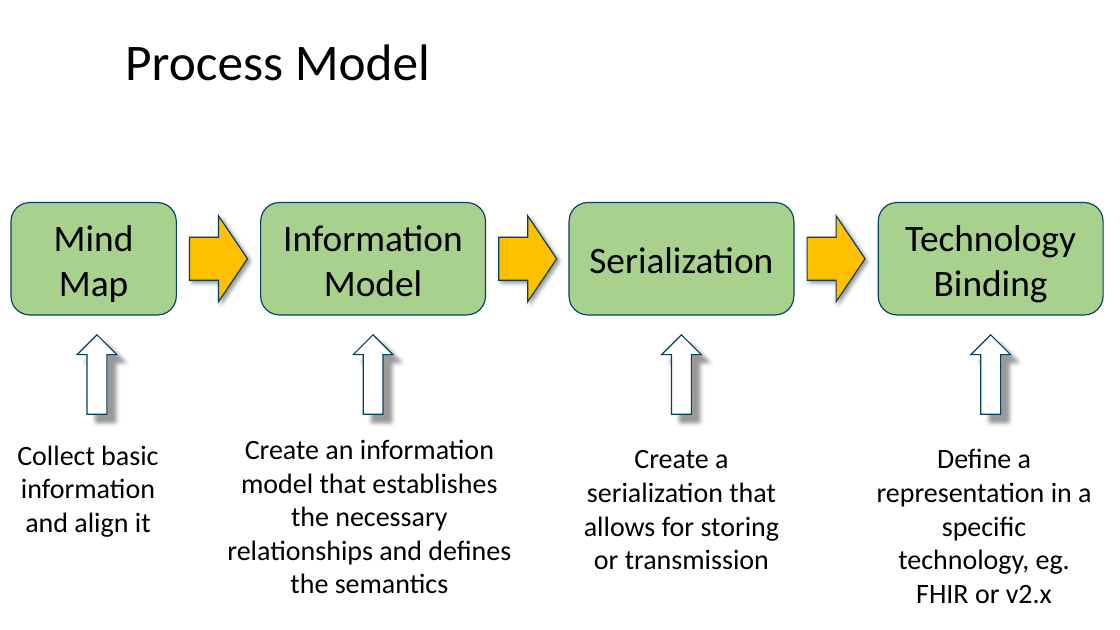
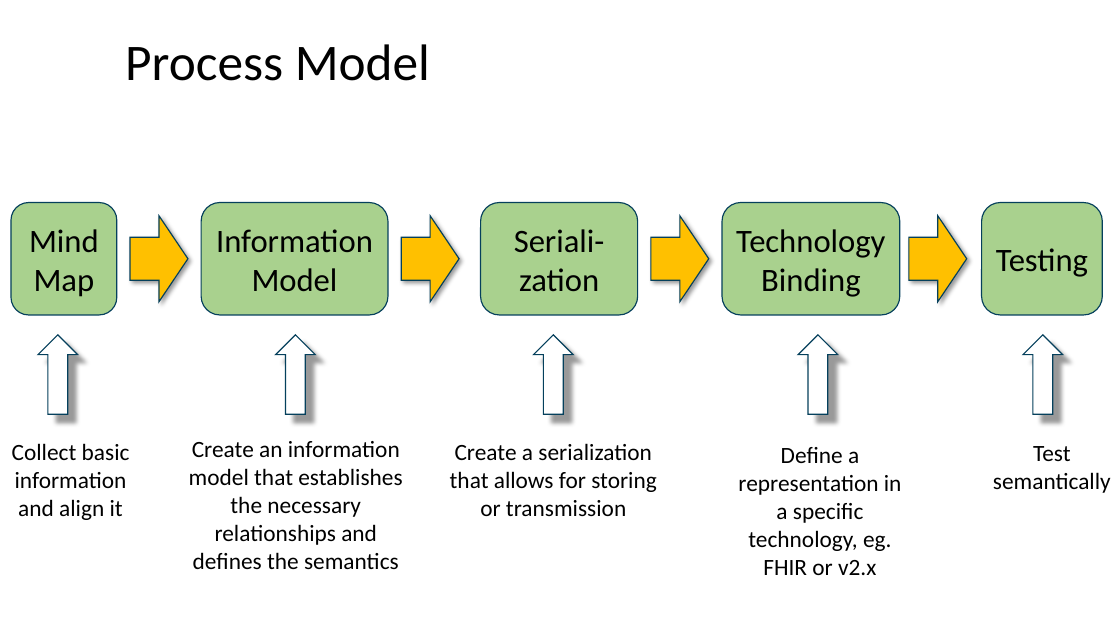
Before and after one commit to frankoemig/bloodpressure, a slide deck: slide 2 of input/images-source/Drawings.pptm. Drawn at 1120x630 pixels with LibreOffice and Linux fonts; fonts in the diff are those of the drawing. Boxes give left, top, right and bottom in pixels: in the first picture for what was removed or moved away, otherwise in the second. Text is boxed around its words. In the diff, an @@ line names an element or a change of style, - is before the commit and + after.

```diff
--- a/input/images-source/Drawings.pptm
+++ b/input/images-source/Drawings.pptm
@@ rounded rectangle "Mind Map" resized from (x1=11, y1=202, x2=176, y2=315) to (x1=11, y1=202, x2=117, y2=315) @@
@@ rounded rectangle "Information Model" resized from (x1=260, y1=202, x2=486, y2=315) to (x1=202, y1=202, x2=388, y2=315) @@
@@ rounded rectangle "Seriali-zation" resized from (x1=569, y1=202, x2=794, y2=315) to (x1=481, y1=202, x2=638, y2=315) @@
@@ size 32 to 28 pt in 3 elements at (x1=11, y1=202, x2=117, y2=315), (x1=202, y1=202, x2=388, y2=315), (x1=723, y1=202, x2=901, y2=315) @@
@@ rounded rectangle "Technology Binding" resized from (x1=879, y1=202, x2=1104, y2=315) to (x1=723, y1=202, x2=901, y2=315) @@
@@ rounded rectangle added at (x1=982, y1=202, x2=1103, y2=315), fill #A9D18E, outline #06415C 1 pt, 28 pt, text #000000 @@
+Testing
@@ right arrow moved from (x1=190, y1=216, x2=248, y2=302) to (x1=130, y1=216, x2=188, y2=302) @@
@@ right arrow moved from (x1=499, y1=216, x2=557, y2=302) to (x1=402, y1=216, x2=460, y2=302) @@
@@ text in rounded rectangle at (x1=514, y1=229, x2=605, y2=292): text changed; size 32 to 28 pt @@
-Serialization
+Seriali-zation
@@ right arrow moved from (x1=807, y1=216, x2=865, y2=302) to (x1=651, y1=216, x2=709, y2=302) @@
@@ right arrow added at (x1=909, y1=216, x2=967, y2=302), fill #FFC000, outline #06415C 1 pt @@
@@ up arrow moved from (x1=77, y1=335, x2=117, y2=414) to (x1=38, y1=335, x2=77, y2=414) @@
@@ up arrow moved from (x1=354, y1=335, x2=393, y2=414) to (x1=276, y1=335, x2=315, y2=414) @@
@@ up arrow moved from (x1=662, y1=335, x2=702, y2=414) to (x1=534, y1=335, x2=573, y2=414) @@
@@ up arrow moved from (x1=971, y1=335, x2=1011, y2=414) to (x1=798, y1=335, x2=838, y2=414) @@
@@ up arrow added at (x1=1023, y1=335, x2=1063, y2=414), fill #FFFFFF, outline #06415C 1 pt @@
@@ text "Create an information model that ..." moved from (x1=227, y1=439, x2=511, y2=594) to (x1=189, y1=441, x2=402, y2=569) @@
@@ text "Create a serialization that allows ..." moved from (x1=584, y1=450, x2=780, y2=570) to (x1=450, y1=443, x2=657, y2=516) @@
@@ size 24 to 20 pt in 4 elements at (x1=12, y1=443, x2=130, y2=520), (x1=189, y1=441, x2=402, y2=569), (x1=450, y1=443, x2=657, y2=516), (x1=738, y1=447, x2=902, y2=575) @@
@@ text "Define a representation in a ..." moved from (x1=877, y1=448, x2=1091, y2=604) to (x1=738, y1=447, x2=902, y2=575) @@
@@ text added at (x1=993, y1=446, x2=1111, y2=493), 20 pt, text #000000 @@
+Test semantically
```
Also in this commit, not shown: 1 slide added, 12 other files.
